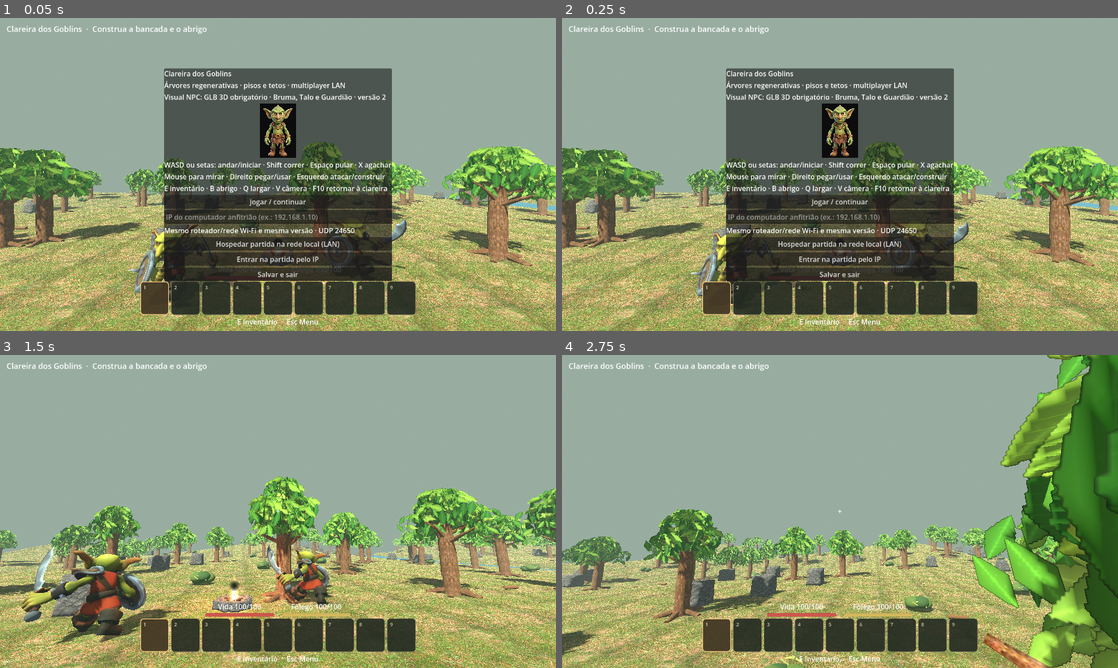
Above: before the commit, frames 1-4 (two rows, left to right).
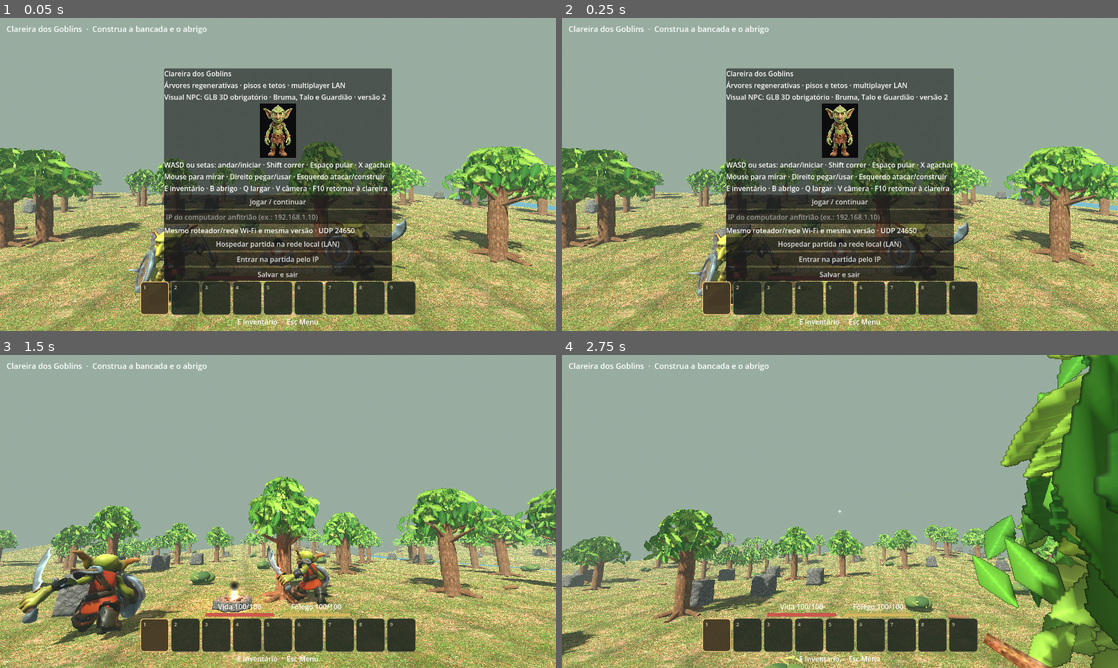
Above: after the commit, the same moments.

Repository: clebertressi88/clareira-dos-goblins
Game: Godot game, scene res://main.tscn
Two runs of this game, one before a commit and one after it. Both use one fixed random seed, a clock stepped at 60 frames per second and the inputs below.
Inputs (mouse positions are in pixels of both pictures, inside the frame that each line leads up to):
- Up to frame 1 (0.05 s): no input
- Up to frame 2 (0.25 s): no input
- Up to frame 3 (1.5 s): click "Jogar / continuar" at 0.5 s; tap Enter at 1.25, 1.35 s; move the mouse to (305, 511) at 1.27 s; hold W (goblin_frente) from 1.28 s (still down); click (305, 511) at 1.42 s
- Up to frame 4 (2.75 s): keep holding W (goblin_frente); tap Space at 1.52, 1.82, 2.27, 2.57 s; move the mouse to (812, 511) at 2.02 s; tap Keypad Enter at 2.1 s

The runs differ from the first frame. In frame 1, less than 0.1% of the frame differs, in the area x 23-72%, y 64-86%; in frame 2, less than 0.1%; in frame 3, 2.0%, in the area x 3-60%, y 60-93%; in frame 4, nothing differs.

Commit message:
feat: separar NPC goblin e criar Skeleton3D real com braços, joelhos e pernas articuladas

Diff:
--- a/Projeto-Godot/main.gd
+++ b/Projeto-Godot/main.gd
@@ -34,9 +34,8 @@
 const HOTBAR_SIZE := 9
 const NPC_PATROL_RADIUS := 8.0 # Limite da patrulha em metros, medido a partir da fogueira.
 const NPC_MODEL_PATH := "res://modelos/goblin_npc.glb"
-# Preload obrigatorio: se o GLB nao for importado, o jogo nao compila uma aparencia antiga por engano.
-const NPC_MODEL_SCENE: PackedScene = preload("res://modelos/goblin_npc.glb")
-const NPC_MOTION_SHADER: Shader = preload("res://modelos/goblin_motion.gdshader")
+const NPC_RIG_SCRIPT := preload("res://npc_goblin.gd")
+# O script independente cria malha com pesos, Skeleton3D e animacao articulada.
 const BUILD_TAG := "Árvores regenerativas · pisos e tetos · multiplayer LAN"
 const BACKPACK_SIZE := 12
 const BACKPACK_STACK_LIMIT := 64
@@ -1217,82 +1216,21 @@
 # O GLB fornecido não possui skeleton nem animações. Normaliza escala e chão
 # mesmo quando o recurso foi exportado com unidades muito grandes.
 func goblin_npc(o: Node3D, _garment: Color) -> void:
-	# Bruma, Talo e Guardiao devem usar o GLB; nunca mostrar o visual antigo silenciosamente.
-	var instance: Node = NPC_MODEL_SCENE.instantiate()
-	if not instance is Node3D:
-		push_error("O modelo goblin_npc.glb nao produziu um Node3D valido.")
-		if instance != null:
-			instance.queue_free()
-		return
-	var pivot := Node3D.new()
-	pivot.name = "ModeloGoblinPivot"
-	o.add_child(pivot)
-	var model: Node3D = instance as Node3D
-	model.name = "ModeloGoblin"
-	pivot.add_child(model)
-	var low := Vector3(INF,INF,INF)
-	var high := Vector3(-INF,-INF,-INF)
-	var found := false
-	for child in model.find_children("*","MeshInstance3D",true,false):
-		var part := child as MeshInstance3D
-		if part.mesh == null:
-			continue
-		var bounds := part.get_aabb()
-		for x in [0.0,1.0]:
-			for y in [0.0,1.0]:
-				for z in [0.0,1.0]:
-					var corner := bounds.position+Vector3(bounds.size.x*x,bounds.size.y*y,bounds.size.z*z)
-					var local_corner := model.to_local(part.to_global(corner))
-					low = low.min(local_corner)
-					high = high.max(local_corner)
-		found = true
-	if not found:
-		push_error("O modelo goblin_npc.glb nao possui MeshInstance3D; revise a importacao.")
-		pivot.queue_free()
-		return
-	var ratio := 1.50/maxf(high.y-low.y,0.01)
-	model.scale = Vector3.ONE*ratio
-	model.position = Vector3(-(low.x+high.x)*0.5,-low.y,-(low.z+high.z)*0.5)*ratio
-	pivot.rotation.y = 0.0 # O GLB ja aponta para +Z; avatar do jogador usa Visual em PI.
-	var animation_materials: Array = []
-	for child in model.find_children("*","MeshInstance3D",true,false):
-		var part := child as MeshInstance3D
-		if part.mesh == null:
-			continue
-		var source_material := part.get_active_material(0) as BaseMaterial3D
-		if source_material == null or source_material.albedo_texture == null:
-			push_warning("Goblin GLB sem atlas no material: mantendo material original desta malha.")
-			continue
-		var animated_material := ShaderMaterial.new()
-		animated_material.shader = NPC_MOTION_SHADER
-		animated_material.set_shader_parameter("atlas_texture",source_material.albedo_texture)
-		animated_material.set_shader_parameter("atlas_tint",source_material.albedo_color)
-		animated_material.set_shader_parameter("phase_offset",float(o.get_instance_id()%17)*.38)
-		part.material_override = animated_material
-		animation_materials.append(animated_material)
-	o.set_meta("npc_anim_materials",animation_materials)
+	# A malha e a animacao ficam exclusivamente no script npc_goblin.gd.
+	var controller: Node3D = NPC_RIG_SCRIPT.new()
+	controller.name = "GoblinRig"
+	o.add_child(controller)
+	if not bool(controller.call("install")):
+		push_error("Falha ao instalar esqueleto do goblin NPC.")
+		controller.queue_free()
+		return
 	o.set_meta("modelo_goblin_npc",true)
 
 
 func animate_npc_model(visual: Node3D, velocity: Vector3, dt: float, grounded: bool) -> void:
-	if not visual.has_meta("modelo_goblin_npc"):
-		return
-	var pivot := visual.get_node_or_null("ModeloGoblinPivot") as Node3D
-	if pivot == null:
-		return
-	var speed := Vector2(velocity.x,velocity.z).length()
-	var phase := fposmod(float(visual.get_meta("npc_walk_phase",0.0))+dt*(4.0+speed*2.3),TAU)
-	visual.set_meta("npc_walk_phase",phase)
-	var target := clampf(speed/1.4,0.0,1.0) if grounded else 0.0
-	var amount := move_toward(float(visual.get_meta("npc_walk_amount",0.0)),target,dt*5.0)
-	visual.set_meta("npc_walk_amount",amount)
-	pivot.position.y = maxf(0.0,sin(phase*2.0))*.019*amount + sin(elapsed*1.7)*.003
-	pivot.rotation.z = sin(phase)*.028*amount
-	pivot.rotation.x = sin(phase)*.009*amount
-	for anim_material in visual.get_meta("npc_anim_materials",[]):
-		if anim_material is ShaderMaterial:
-			anim_material.set_shader_parameter("move_strength",amount)
-			anim_material.set_shader_parameter("move_rate",clampf(speed/1.4,.65,2.5))
+	var controller := visual.get_node_or_null("GoblinRig")
+	if controller != null:
+		controller.call("animate",velocity,dt,grounded)
 
 
 func goblin(o: Node3D, garment: Color, protagonist := false) -> void:
--- a/Projeto-Godot/modelos/goblin_motion.gdshader
+++ /dev/null
@@ -1,33 +0,0 @@
-shader_type spatial;
-render_mode cull_disabled, diffuse_burley, specular_schlick_ggx;
-
-// Material exclusivo por personagem: todos usam a textura original do GLB.
-uniform sampler2D atlas_texture : source_color, filter_linear_mipmap, repeat_enable;
-uniform vec4 atlas_tint : source_color = vec4(1.0);
-uniform float move_strength : hint_range(0.0, 1.0) = 0.0;
-uniform float move_rate : hint_range(0.4, 3.0) = 1.0;
-uniform float phase_offset = 0.0;
-
-// O GLB fornecido nao possui armature/skinning. Deformacao leve por regiao
-// cria passada de pernas, contrabalanco dos bracos e respiracao idle
-// sem substituir a malha nem perder o atlas UV.
-void vertex() {
-	float phase = TIME * 7.0 * move_rate + phase_offset;
-	float side = step(5.0, VERTEX.x);
-	float swing = sin(phase + side * 3.14159265);
-	float legs = 1.0 - smoothstep(-51.0, -35.0, VERTEX.y);
-	float arms = smoothstep(-43.0, -32.0, VERTEX.y)
-		* (1.0 - smoothstep(-17.0, -9.0, VERTEX.y))
-		* smoothstep(11.0, 23.0, abs(VERTEX.x - 5.0));
-	float upper = smoothstep(-44.0, -30.0, VERTEX.y);
-	VERTEX.z += move_strength * (swing * 3.0 * legs - swing * 2.0 * arms);
-	VERTEX.y += move_strength * max(0.0, swing) * 1.35 * legs;
-	VERTEX.y += upper * sin(TIME * 1.7 + phase_offset) * 0.13;
-}
-
-void fragment() {
-	vec4 texel = texture(atlas_texture, UV) * atlas_tint;
-	ALBEDO = texel.rgb;
-	ROUGHNESS = 0.78;
-	METALLIC = 0.03;
-}
--- /dev/null
+++ b/Projeto-Godot/npc_goblin.gd
@@ -0,0 +1,214 @@
+extends Node3D
+## NPC GOBLIN - modelo, textura, estrutura de corpo e animacao independentes.
+## O GLB original e uma malha unica sem esqueleto. Criamos ossos e pesos de
+## skinning em tempo de execucao, mantendo UVs, materiais e textura do arquivo.
+## O movimento real e feito por Skeleton3D, nao pelo antigo balanco de cabeca.
+const MODEL: PackedScene = preload("res://modelos/goblin_npc.glb")
+
+const BONES := [
+	"Quadril",       # 0
+	"Coluna",        # 1
+	"Cabeca",        # 2
+	"BracoEsq",      # 3
+	"AntebracoEsq",  # 4
+	"BracoDir",      # 5
+	"AntebracoDir",  # 6
+	"CoxaEsq",       # 7
+	"CanelaEsq",     # 8
+	"CoxaDir",       # 9
+	"CanelaDir",     # 10
+	"PeEsq",         # 11
+	"PeDir"          # 12
+]
+const PARENTS := [-1,0,1,1,3,1,5,0,7,0,9,8,10]
+
+var skeletons: Array[Skeleton3D] = []
+var walk_phase := 0.0
+var walk_blend := 0.0
+
+func install() -> bool:
+	var instance := MODEL.instantiate()
+	if not instance is Node3D:
+		push_error("GLB invalido: cena 3D ausente.")
+		if instance != null:
+			instance.queue_free()
+		return false
+	var pivot := Node3D.new()
+	pivot.name = "ModeloGoblinPivot"
+	add_child(pivot)
+	var model := instance as Node3D
+	model.name = "ModeloGoblin"
+	pivot.add_child(model)
+	var parts := model.find_children("*","MeshInstance3D",true,false)
+	var bounds_min := Vector3(INF,INF,INF)
+	var bounds_max := Vector3(-INF,-INF,-INF)
+	for node in parts:
+		var part := node as MeshInstance3D
+		if part == null or part.mesh == null:
+			continue
+		var box: AABB = part.get_aabb()
+		for x in [0.0,1.0]:
+			for y in [0.0,1.0]:
+				for z in [0.0,1.0]:
+					var point := box.position+box.size*Vector3(x,y,z)
+					var local := model.to_local(part.to_global(point))
+					bounds_min = bounds_min.min(local)
+					bounds_max = bounds_max.max(local)
+	if not bounds_min.is_finite() or not bounds_max.is_finite():
+		push_error("GLB sem malhas validas.")
+		pivot.queue_free()
+		return false
+	var scale_factor := 1.5/maxf(bounds_max.y-bounds_min.y,0.001)
+	model.scale = Vector3.ONE*scale_factor
+	model.position = Vector3(
+		-(bounds_min.x+bounds_max.x)*0.5,
+		-bounds_min.y,
+		-(bounds_min.z+bounds_max.z)*0.5)*scale_factor
+	pivot.rotation.y = 0.0
+	for node in parts:
+		var part := node as MeshInstance3D
+		if part != null and part.mesh != null:
+			_skin_part(part)
+	if skeletons.is_empty():
+		push_error("GLB sem pesos de ossos ou malhas compativeis.")
+		pivot.queue_free()
+		return false
+	set_meta("skeleton_ready",true)
+	return true
+
+func _skin_part(part: MeshInstance3D) -> void:
+	var original := part.mesh
+	var aabb := original.get_aabb()
+	var h := maxf(aabb.size.y,0.001)
+	var low := aabb.position.y
+	# Centra os ossos no corpo, nao na arma/orelha mais distante.
+	var center_x := aabb.position.x+aabb.size.x*0.4
+	var center_z := aabb.position.z+aabb.size.z*0.55
+	var width := h
+	# Pivots em coordenadas locais da malha. No GLB original a origem
+	# esta na parte inferior e o eixo Y e invertido pelo node do importador.
+	var joints := [
+		Vector3(center_x,low+h*.64,center_z),
+		Vector3(center_x,low+h*.49,center_z),
+		Vector3(center_x,low+h*.29,center_z),
+		Vector3(center_x-width*.15,low+h*.48,center_z),
+		Vector3(center_x-width*.23,low+h*.61,center_z),
+		Vector3(center_x+width*.15,low+h*.48,center_z),
+		Vector3(center_x+width*.23,low+h*.61,center_z),
+		Vector3(center_x-width*.07,low+h*.67,center_z),
+		Vector3(center_x-width*.08,low+h*.82,center_z),
+		Vector3(center_x+width*.07,low+h*.67,center_z),
+		Vector3(center_x+width*.08,low+h*.82,center_z),
+		Vector3(center_x-width*.08,low+h*.96,center_z),
+		Vector3(center_x+width*.08,low+h*.96,center_z)
+	]
+	var skeleton := Skeleton3D.new()
+	skeleton.name = "EsqueletoGoblin%d" % skeletons.size()
+	part.get_parent().add_child(skeleton)
+	for i in range(BONES.size()):
+		var bone_id: int = skeleton.add_bone(BONES[i])
+		var parent_id: int = int(PARENTS[i])
+		if parent_id >= 0:
+			skeleton.set_bone_parent(bone_id,parent_id)
+		var offset: Vector3 = joints[i] if parent_id < 0 else joints[i]-joints[parent_id]
+		skeleton.set_bone_rest(bone_id,Transform3D(Basis.IDENTITY,offset))
+	skeleton.reset_bone_poses()
+	var skinned := ArrayMesh.new()
+	var vertex_total := 0
+	for surface in range(original.get_surface_count()):
+		var arrays: Array = original.surface_get_arrays(surface)
+		var vertices: PackedVector3Array = arrays[Mesh.ARRAY_VERTEX]
+		if vertices.is_empty():
+			continue
+		var bones := PackedInt32Array()
+		var weights := PackedFloat32Array()
+		bones.resize(vertices.size()*4)
+		weights.resize(vertices.size()*4)
+		for i in range(vertices.size()):
+			var assignment := _vertex_bone_weights(vertices[i],low,h,center_x)
+			var index := i*4
+			bones[index] = int(assignment.x)
+			bones[index+1] = int(assignment.y)
+			bones[index+2] = 0
+			bones[index+3] = 0
+			weights[index] = assignment.z
+			weights[index+1] = 1.0-assignment.z
+			weights[index+2] = 0.0
+			weights[index+3] = 0.0
+		arrays[Mesh.ARRAY_BONES] = bones
+		arrays[Mesh.ARRAY_WEIGHTS] = weights
+		skinned.add_surface_from_arrays(original.surface_get_primitive_type(surface),arrays)
+		var original_material: Material = part.get_active_material(surface)
+		if original_material != null:
+			skinned.surface_set_material(skinned.get_surface_count()-1,original_material)
+		vertex_total += vertices.size()
+	if vertex_total == 0:
+		skeleton.queue_free()
+		return
+	var skin := skeleton.create_skin_from_rest_transforms()
+	part.material_override = null
+	part.mesh = skinned
+	part.skeleton = part.get_path_to(skeleton)
+	part.skin = skin
+	skeletons.append(skeleton)
+
+func _vertex_bone_weights(v: Vector3, low: float, h: float, center_x: float) -> Vector3:
+	var t := clampf((v.y-low)/h,0.0,1.0)
+	var dx := (v.x-center_x)/h
+	var lateral := absf(dx)
+	var side_left := dx < 0.0
+	var bone := 0
+	var strength := 0.0
+	# Cabeca/pescoco: a rotacao se transmite aos olhos e orelhas.
+	if t < .42 and lateral < .48:
+		bone = 2
+		strength = clampf((.45-t)/.12,0.0,.95)
+	# Bracos e antebracos, dos dois lados do tronco.
+	elif t >= .40 and t < .71 and lateral > .13 and lateral < .44:
+		var lower_arm := t > .57
+		bone = (4 if lower_arm else 3) if side_left else (6 if lower_arm else 5)
+		strength = clampf((lateral-.13)/.11,0.0,.96) * clampf((.73-t)/.09,0.0,1.0)
+	# Pernas da cintura aos pes. Joelho e tornozelo recebem ossos proprios.
+	elif t >= .61 and lateral < .26:
+		if t > .90:
+			bone = 11 if side_left else 12
+		elif t > .78:
+			bone = 8 if side_left else 10
+		else:
+			bone = 7 if side_left else 9
+		strength = clampf((t-.61)/.12,0.0,.98)
+	# Coluna, abdomen e ombros.
+	elif t >= .34 and t < .69:
+		bone = 1
+		strength = clampf((.71-t)/.18,0.0,.85)
+	# Equipamentos e outros vertices ficam vinculados ao quadril.
+	var parent_id: int = int(PARENTS[bone])
+	if parent_id < 0:
+		parent_id = 0
+	return Vector3(float(bone),float(parent_id),strength)
+
+func animate(velocity: Vector3, dt: float, grounded: bool = true) -> void:
+	var speed := Vector2(velocity.x,velocity.z).length()
+	var target := clampf(speed/1.65,0.0,1.0) if grounded else 0.0
+	walk_blend = move_toward(walk_blend,target,dt*6.0)
+	walk_phase = fposmod(walk_phase+dt*(4.0+speed*2.2),TAU)
+	var left_step := sin(walk_phase)*walk_blend
+	var right_step := -left_step
+	var breath := sin(Time.get_ticks_msec()*.001*1.6)*.018
+	for skel in skeletons:
+		if not is_instance_valid(skel):
+			continue
+		# Passos alternados: quadril, coxas, joelhos e pes articulados.
+		skel.set_bone_pose_rotation(7,Quaternion(Vector3.RIGHT,left_step*.55))
+		skel.set_bone_pose_rotation(9,Quaternion(Vector3.RIGHT,right_step*.55))
+		skel.set_bone_pose_rotation(8,Quaternion(Vector3.RIGHT,maxf(0.0,-left_step)*.48))
+		skel.set_bone_pose_rotation(10,Quaternion(Vector3.RIGHT,maxf(0.0,-right_step)*.48))
+		skel.set_bone_pose_rotation(11,Quaternion(Vector3.RIGHT,-left_step*.24))
+		skel.set_bone_pose_rotation(12,Quaternion(Vector3.RIGHT,-right_step*.24))
+		# Contrabalanco de bracos e cotovelos.
+		skel.set_bone_pose_rotation(3,Quaternion(Vector3.RIGHT,right_step*.43))
+		skel.set_bone_pose_rotation(5,Quaternion(Vector3.RIGHT,left_step*.43))
+		skel.set_bone_pose_rotation(4,Quaternion(Vector3.RIGHT,-maxf(0.0,right_step)*.32))
+		skel.set_bone_pose_rotation(6,Quaternion(Vector3.RIGHT,-maxf(0.0,left_step)*.32))
+		skel.set_bone_pose_rotation(1,Quaternion(Vector3.FORWARD,sin(walk_phase)*walk_blend*.042))
+		skel.set_bone_pose_rotation(2,Quaternion(Vector3.RIGHT,breath))
--- a/Projeto-Godot/tests/test_goblin_npc_model.gd
+++ b/Projeto-Godot/tests/test_goblin_npc_model.gd
@@ -1,93 +1,85 @@
 extends SceneTree
-# Testa o recurso realmente importado e a aparencia dos goblins em uma cena instanciada.
-
+# Verifica articulacao real, pesos de vertices e atlas original dos NPCs/jogadores.
 func _initialize() -> void:
 	call_deferred("_run")
 
 func fail(message: String) -> void:
-	printerr("GOBLIN MODEL FAIL: " + message)
+	printerr("GOBLIN MODEL FAIL: "+message)
 	quit(1)
 
-func model_visible(game: Node3D, id: String) -> bool:
-	var objects: Dictionary = game.get("objects")
-	if not objects.has(id):
+func _test_character(visual: Node3D, title: String) -> bool:
+	if visual == null or not visual.has_meta("modelo_goblin_npc"):
+		fail(title+": nao usa controlador independente")
 		return false
-	var npc := objects[id] as Node3D
-	if npc == null:
+	var controller := visual.get_node_or_null("GoblinRig") as Node3D
+	if controller == null:
+		fail(title+": arquivo NPC nao instanciou controlador")
 		return false
-	var visual := npc.get_node_or_null("Visual") as Node3D
-	if visual == null or not visual.has_meta("modelo_goblin_npc"):
+	var skeletons: Array = controller.get("skeletons")
+	if skeletons.size()<2:
+		fail(title+": malhas nao possuem Skeleton3D completo")
 		return false
-	var model := visual.get_node_or_null("ModeloGoblinPivot/ModeloGoblin") as Node3D
-	if model == null:
+	var meshes := controller.find_children("*","MeshInstance3D",true,false)
+	var arms := false
+	var legs := false
+	var active_parts := 0
+	for node in meshes:
+		var part := node as MeshInstance3D
+		if part == null or part.mesh == null or part.skin == null:
+			continue
+		var skel := part.get_node_or_null(part.skeleton) as Skeleton3D
+		if skel == null or skel.get_bone_count()!=13:
+			fail(title+": ossos nao vinculados a malha")
+			return false
+		var arrays: Array = part.mesh.surface_get_arrays(0)
+		var bones: PackedInt32Array = arrays[Mesh.ARRAY_BONES]
+		var weights: PackedFloat32Array = arrays[Mesh.ARRAY_WEIGHTS]
+		if bones.size() != part.mesh.surface_get_arrays(0)[Mesh.ARRAY_VERTEX].size()*4:
+			fail(title+": quantidade invalida de pesos")
+			return false
+		for i in range(0,bones.size(),4):
+			if weights[i]>.1 and bones[i] in [3,4,5,6]:
+				arms = true
+			if weights[i]>.1 and bones[i] in [7,8,9,10,11,12]:
+				legs = true
+		var material := part.get_active_material(0) as BaseMaterial3D
+		if material == null or material.albedo_texture == null:
+			fail(title+": textura original nao preservada")
+			return false
+		active_parts += 1
+	if active_parts<2 or not arms or not legs:
+		fail(title+": nao ha pele articulada em bracos E pernas")
 		return false
-	var meshes := model.find_children("*","MeshInstance3D",true,false)
-	if meshes.size() < 2:
+	controller.call("animate",Vector3(2,0,0),.3,true)
+	var skeleton := skeletons[0] as Skeleton3D
+	if skeleton.get_bone_pose_rotation(7).angle_to(Quaternion.IDENTITY)<.05 or skeleton.get_bone_pose_rotation(3).angle_to(Quaternion.IDENTITY)<.05:
+		fail(title+": ossos dos bracos ou pernas nao animaram")
 		return false
-	for mesh_node in meshes:
-		var mesh_instance := mesh_node as MeshInstance3D
-		if mesh_instance != null and mesh_instance.mesh != null:
-			return true
-	return false
+	return true
 
 func _run() -> void:
-	var glb := load("res://modelos/goblin_npc.glb") as PackedScene
-	if glb == null:
-		fail("O GLB nao foi importado como PackedScene.")
+	if not ResourceLoader.exists("res://modelos/goblin_npc.glb"):
+		fail("Modelo GLB original ausente")
 		return
-	var scene := load("res://main.tscn") as PackedScene
-	if scene == null:
-		fail("Cena principal nao encontrada.")
+	var game_scene := load("res://main.tscn") as PackedScene
+	if game_scene == null:
+		fail("Cena principal ausente")
 		return
-	var game := scene.instantiate() as Node3D
-	if game == null:
-		fail("Nao foi possivel instanciar main.tscn.")
-		return
+	var game := game_scene.instantiate() as Node3D
 	root.add_child(game)
 	await process_frame
 	await physics_frame
-	for npc_id in ["Bruma","Talo"]:
-		if not model_visible(game,npc_id):
-			fail("%s nao esta usando a malha GLB na cena." % npc_id)
+	var objects: Dictionary = game.get("objects")
+	for name in ["Bruma","Talo"]:
+		if not objects.has(name) or not _test_character(objects[name].get_node("Visual"),name):
 			return
-		var npc: Node3D = (game.get("objects") as Dictionary)[npc_id]
-		var pivot := npc.get_node("Visual/ModeloGoblinPivot") as Node3D
-		if absf(pivot.rotation.y) > 0.01:
-			fail("%s continua com o GLB invertido em 180 graus." % npc_id)
-			return
-	var guardian := game.call("creature","guardian","teste-guardiao-glb",Vector3(3.0,0.0,-15.0),game) as CharacterBody3D
-	if guardian == null or not model_visible(game,"teste-guardiao-glb"):
-		fail("Guardiao continua com a aparencia antiga.")
+	var guardian := game.call("creature","guardian","teste-guardiao-com-ossos",Vector3(3,0,-15),game) as CharacterBody3D
+	if guardian == null or not _test_character(guardian.get_node("Visual"),"Guardiao"):
 		return
-	var guardian_pivot := guardian.get_node("Visual/ModeloGoblinPivot") as Node3D
-	if absf(guardian_pivot.rotation.y) > 0.01:
-		fail("Guardiao continua com o GLB invertido em 180 graus.")
+	if not _test_character(game.get("player_model"),"Jogador local"):
 		return
-	var player_model := game.get("player_model") as Node3D
-	if player_model == null or not player_model.has_meta("modelo_goblin_npc"):
-		fail("Jogador local nao esta usando o modelo texturizado GLB.")
+	var remote := game.call("net_create_avatar",82) as Node3D
+	if remote == null or not _test_character(remote.get_child(0),"Jogador remoto"):
 		return
-	var avatar := game.call("net_create_avatar",92) as Node3D
-	if avatar == null or not (avatar.get_child(0) as Node3D).has_meta("modelo_goblin_npc"):
-		fail("Jogador remoto nao esta usando o GLB texturizado.")
-		return
-	for visual in [player_model,avatar.get_child(0),guardian.get_node("Visual"),
-			(game.get("objects") as Dictionary)["Bruma"].get_node("Visual"),
-			(game.get("objects") as Dictionary)["Talo"].get_node("Visual")]:
-		var anim_materials: Array = visual.get_meta("npc_anim_materials",[])
-		if anim_materials.size() < 2:
-			fail("Modelo sem material animado/texturizado: " + visual.name)
-			return
-		for animated_material in anim_materials:
-			if not animated_material is ShaderMaterial:
-				fail("Material nao e ShaderMaterial: " + visual.name)
-				return
-			if not (animated_material as ShaderMaterial).get_shader_parameter("atlas_texture") is Texture2D:
-				fail("Textura GLB nao esta conectada ao shader: " + visual.name)
-				return
-		game.call("animate_npc_model",visual,Vector3(2.0,0.0,0.0),0.2,true)
-		if float((anim_materials[0] as ShaderMaterial).get_shader_parameter("move_strength")) <= 0.0:
-			fail("A animacao nao reagiu a caminhada de " + visual.name)
-			return
-	print("GOBLIN MODEL OK: NPCs e jogadores usam atlas GLB e animacao procedural.")
+	print("GOBLIN MODEL OK: esqueletos 13 ossos, bracos/pernas animados e texturas preservadas.")
 	quit(0)
